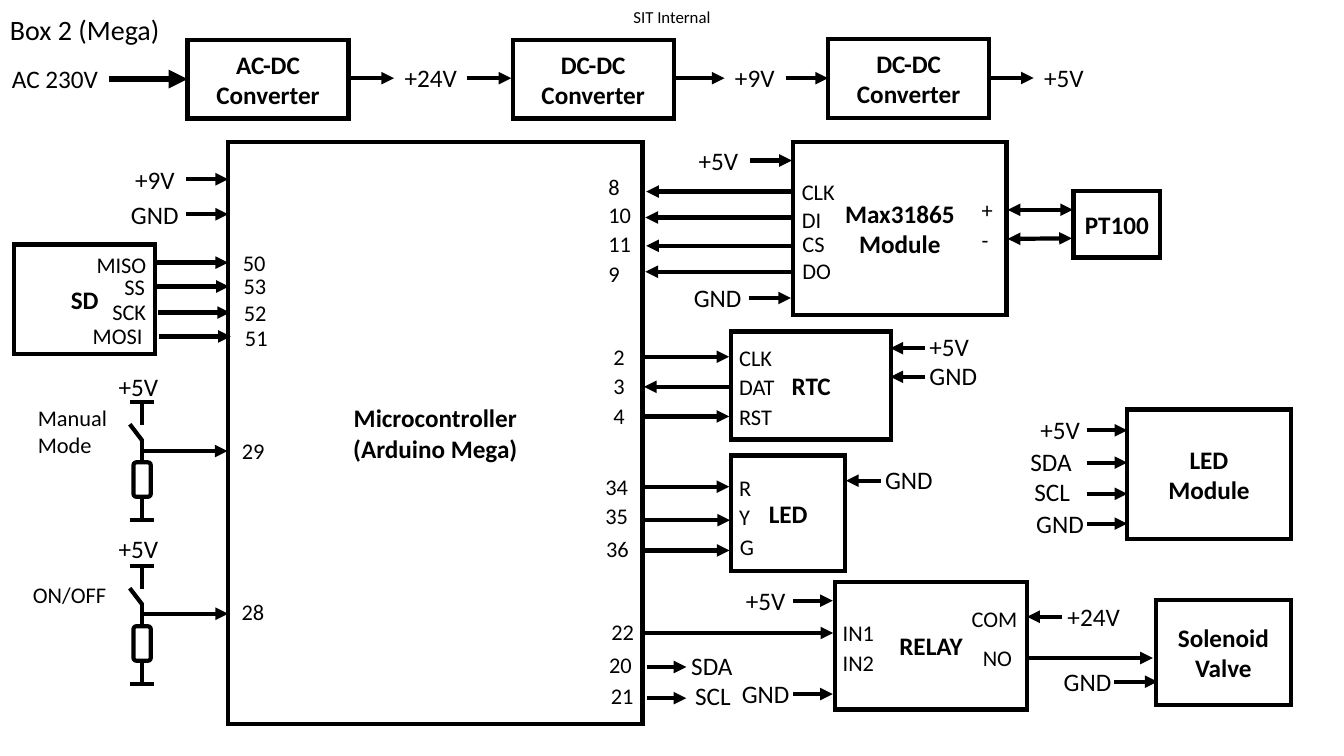
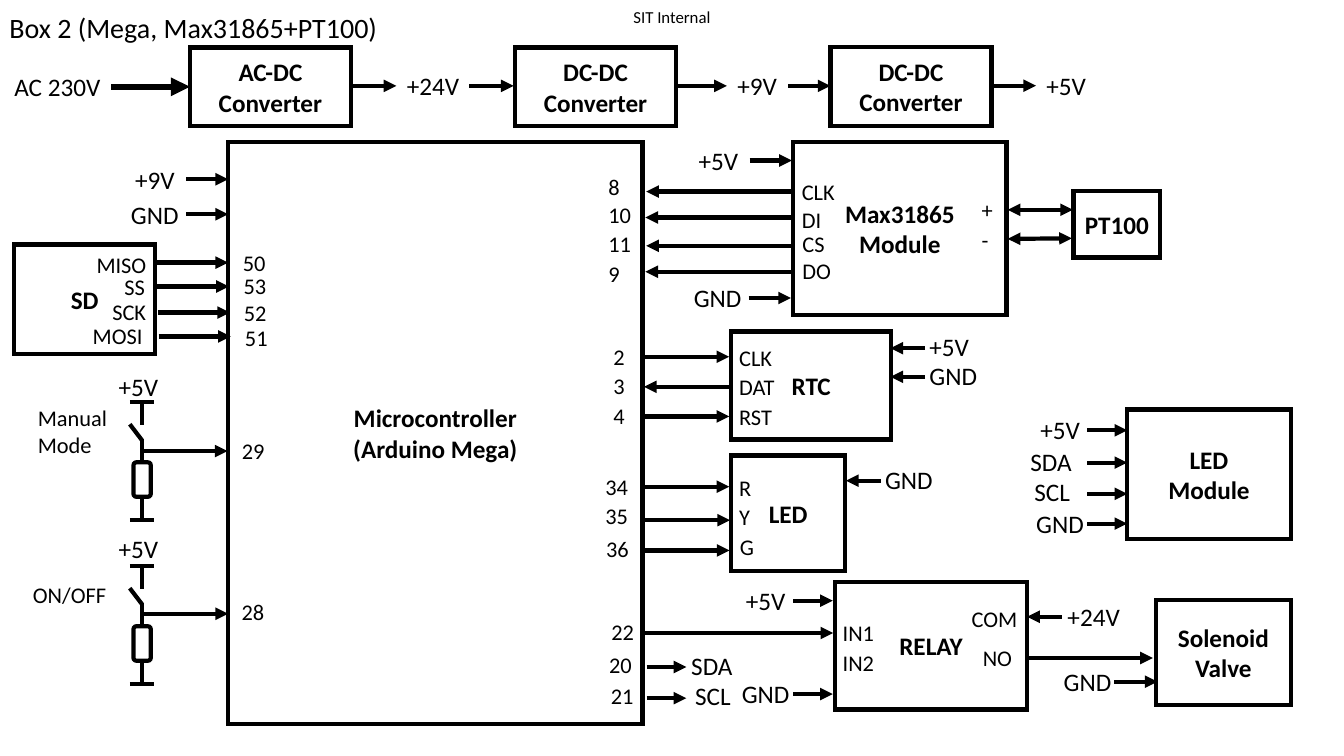
Before and after one commit to kanglc/Hashtag, a slide deck: slide 7 of Docs/thermal_controller_blockdiagram.pptx. Drawn at 1344x756 pixels with LibreOffice and Linux fonts; fonts in the diff are those of the drawing; background and template pictures are left out. Boxes give left, top, right and bottom in pixels: in the first picture for what was removed or moved away, otherwise in the second. Text is boxed around its words. In the diff, an @@ line names an element or a change of style, - is before the commit and + after.

```diff
--- a/Docs/thermal_controller_blockdiagram.pptx
+++ b/Docs/thermal_controller_blockdiagram.pptx
@@ text at <box>9,17,377,43</box>: text changed @@
-Box 2 (Mega)
+Box 2 (Mega, Max31865+PT100)
@@ text "AC 230V": place and size @@
-text "AC 230V" at <box>12,71,98,88</box>
+text "AC 230V" at <box>14,79,101,96</box>
@@ 4 arrows: place and size @@
-4 arrows at <box>350,79,829,79</box>
+4 arrows at <box>352,86,831,86</box>
@@ 3 rectangles, 2 texts, 2 arrows: place and size @@
-3 rectangles, 2 texts, 2 arrows at <box>109,39,1033,118</box>
+3 rectangles, 2 texts, 2 arrows at <box>111,47,1036,126</box>
@@ text "+5V": place and size @@
-text "+5V" at <box>1044,70,1084,87</box>
+text "+5V" at <box>1046,78,1086,95</box>
```
Also in this commit, not shown: 6 other slides changed, 1 slide added, 6 other files.
